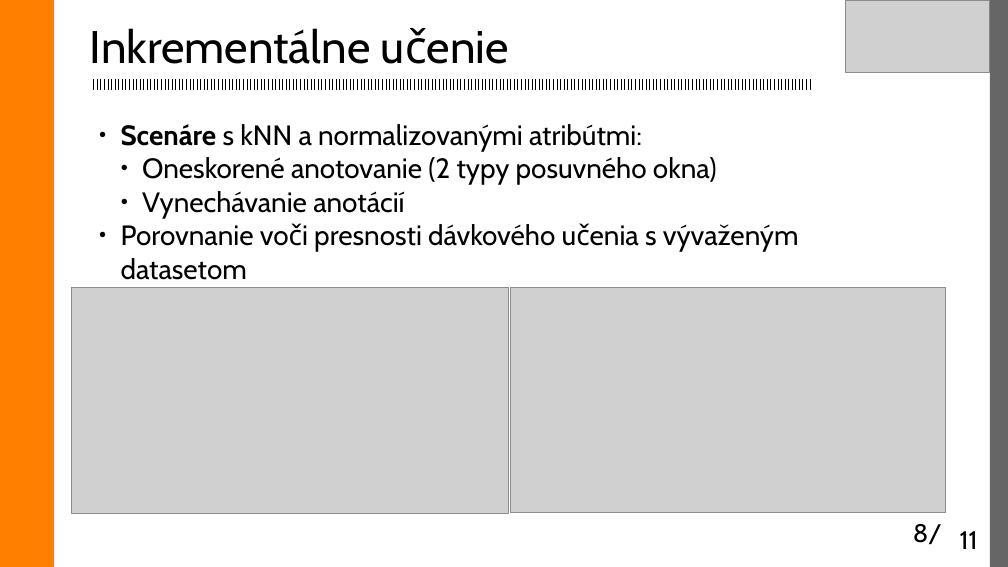
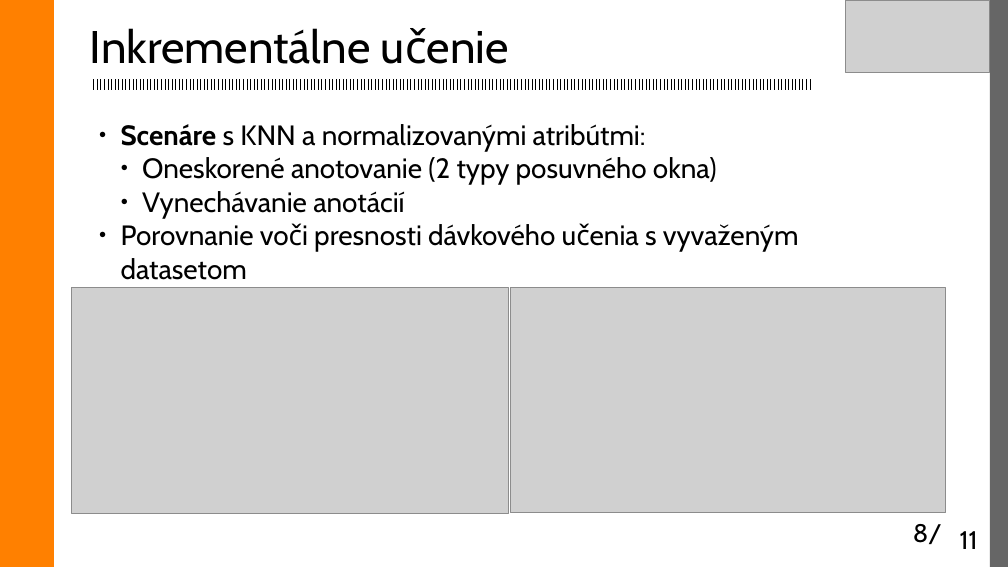
Before and after one commit to etakerim/masters-thesis, a slide deck: slide 8 of defense/DP2-obhajoba.odp. Drawn at 1008x567 pixels with LibreOffice and Linux fonts; fonts in the diff are those of the drawing; grey boxes stand for pictures. Boxes give left, top, right and bottom in pixels: in the first picture for what was removed or moved away, otherwise in the second. Text is boxed around its words. In the diff, an @@ line names an element or a change of style, - is before the commit and + after.

```diff
--- a/defense/DP2-obhajoba.odp
+++ b/defense/DP2-obhajoba.odp
@@ text at (x1=121, y1=124, x2=646, y2=151): text changed @@
-● Scenáre s kNN a normalizovanými atribútmi:
+● Scenáre s KNN a normalizovanými atribútmi:
@@ text at (x1=121, y1=224, x2=799, y2=280): text changed @@
-● Porovnanie voči presnosti dávkového učenia s vývaženým datasetom
+● Porovnanie voči presnosti dávkového učenia s vyvaženým datasetom
```
Also in this commit, not shown: 6 other slides changed, 21 other files.
